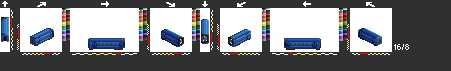
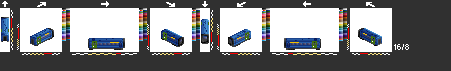
Layered file, before and after one edit (w=451, h=71). Changes by layer:
hid "mfalight" over [180, 36, 232, 44]
showed "mfadsb1", painted on it over [1, 22, 375, 50]
painted on "mfa" over [3, 18, 377, 41]
